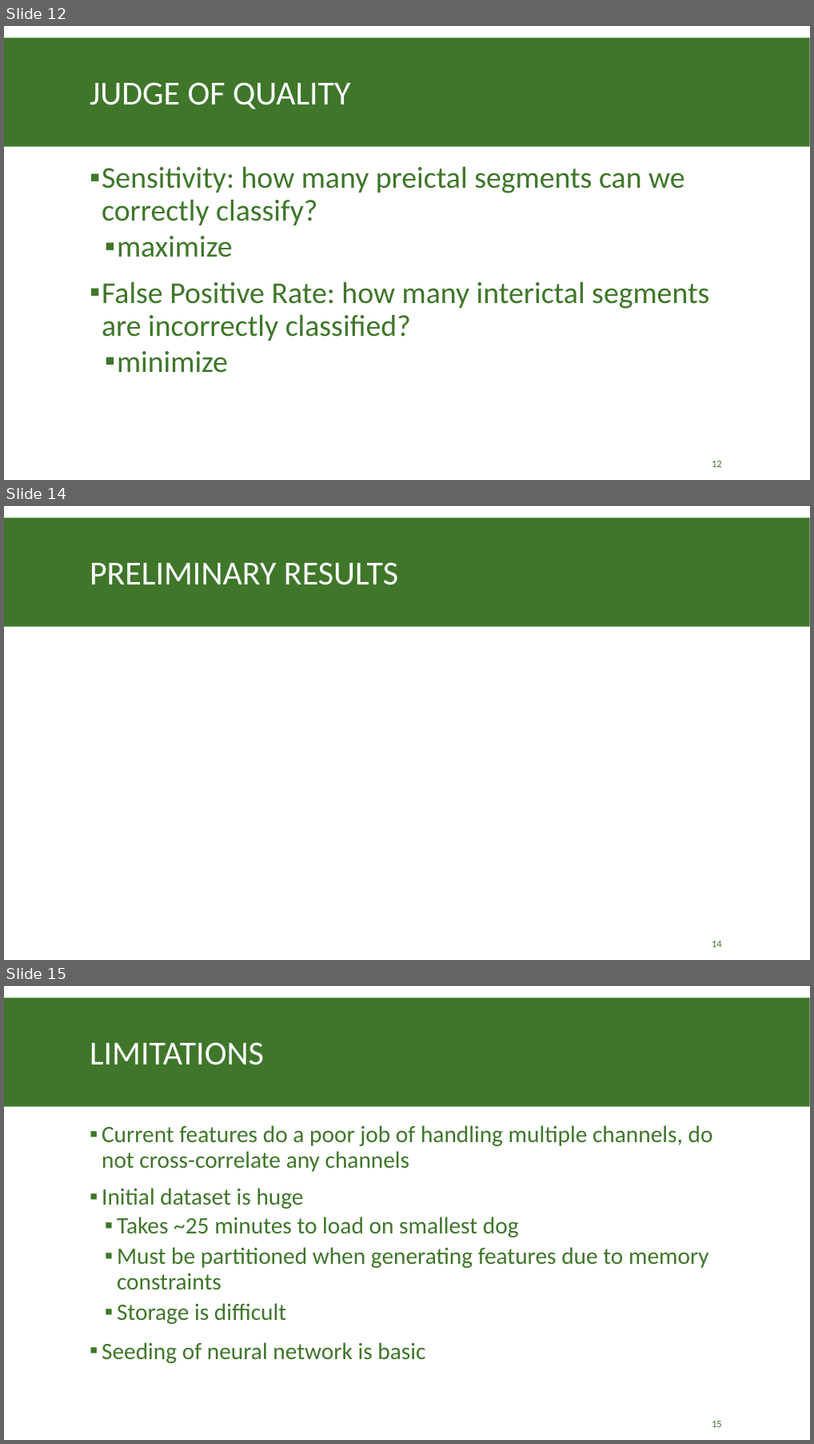
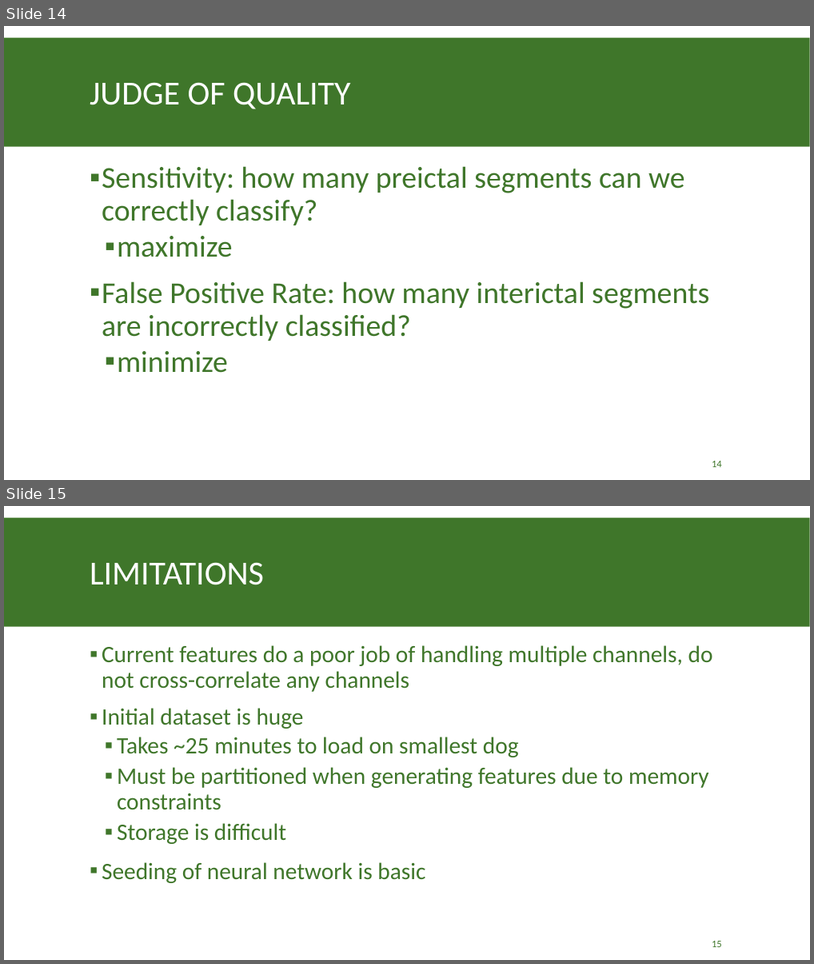
Before and after one commit to tneely/epileptic_dogs, a slide deck: milestone/Epileptic Seizure Prediction Mile Stone Presentation.pptx. Shown one above the other, each under a label of ours: slides 12, 14 and 15 before the commit, slides 14 and 15 after it; the slides between them are not shown. The pictures are 814x1444 and 814x964 pixels, drawn with LibreOffice and Linux fonts; fonts in the diff are those of the drawing. Boxes give left, top, right and bottom in pixels: in the first picture for what was removed or moved away, otherwise in the second. Text is boxed around its words. In the diff, an @@ line names an element or a change of style, - is before the commit and + after.

```diff
--- a/milestone/Epileptic Seizure Prediction Mile Stone Presentation.pptx
+++ b/milestone/Epileptic Seizure Prediction Mile Stone Presentation.pptx
@@ slide 14 removed at (4,506,810,960), background #FFFFFF; not listed: 1 template element that a slide beside it also shows @@
@@ title removed at (90,562,398,585) @@
-PRELIMINARY RESULTS
@@ page number removed at (712,940,722,947) @@
-14
@@ what was slide 12 is now slide 14 @@
@@ page number at (712,460,722,467): text changed @@
-12
+14
```
Also in this commit, not shown: 1 slide changed, 2 slides added, 1 other slide removed.
